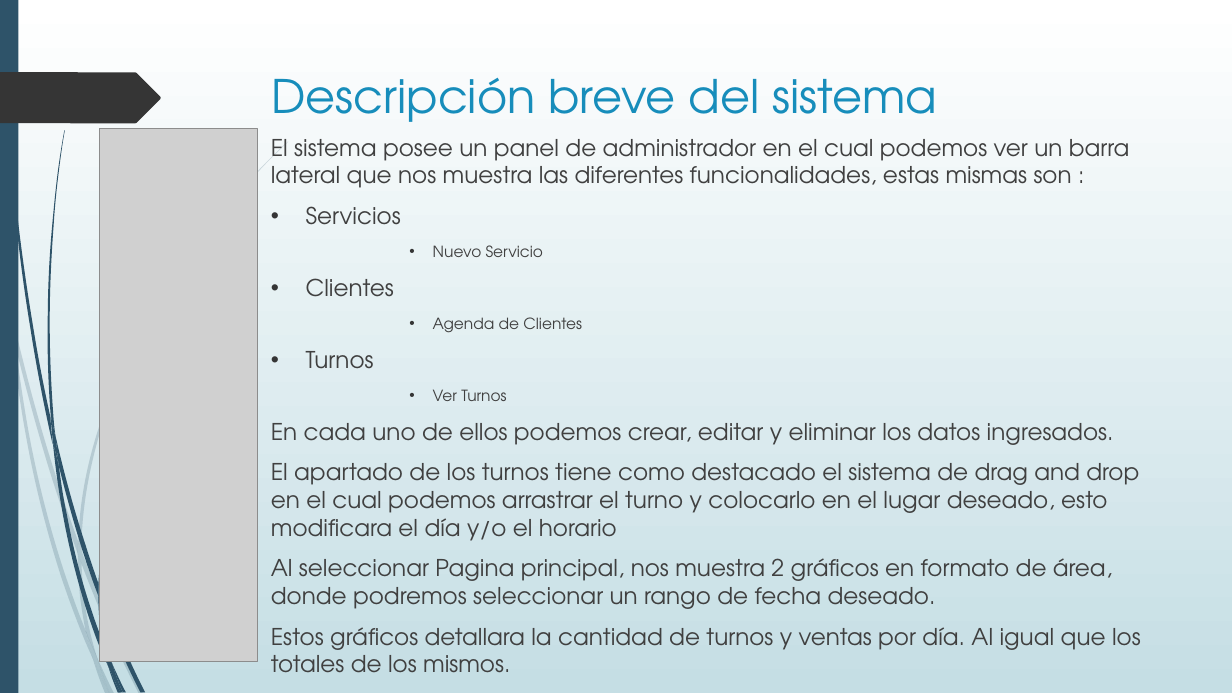
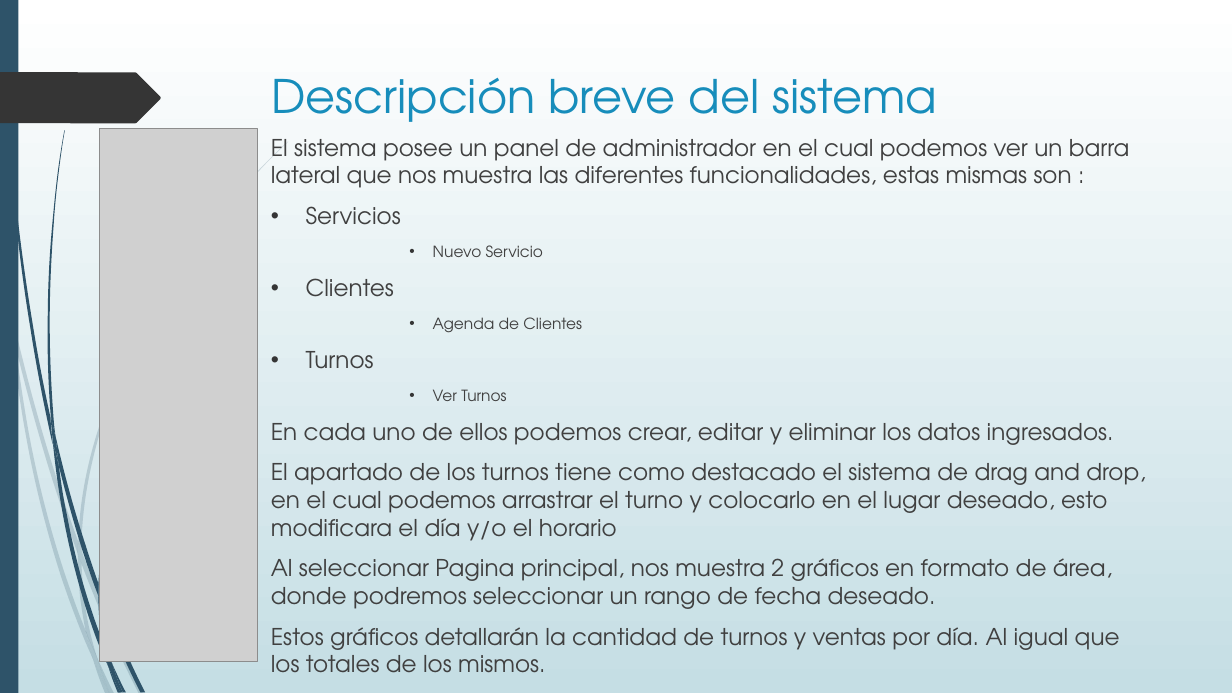
Before and after one commit to MarcosIscovich/ProyectoPeluImagen, a slide deck: slide 3 of Documentacion/PresentaciónProyectoFinal.pptx. Drawn at 1232x693 pixels with LibreOffice and Linux fonts; fonts in the diff are those of the drawing; grey boxes stand for pictures. Boxes give left, top, right and bottom in pixels: in the first picture for what was removed or moved away, otherwise in the second. Text is boxed around its words. In the diff, an @@ line names an element or a change of style, - is before the commit and + after.

Commit message:
modificaciones powere y sistema

```diff
--- a/Documentacion/PresentaciónProyectoFinal.pptx
+++ b/Documentacion/PresentaciónProyectoFinal.pptx
@@ text at (271, 463, 1145, 541): text changed @@
-El apartado de los turnos tiene como destacado el sistema de drag and drop en el cual podemos arrastrar el turno y colocarlo en el lugar deseado, esto modificara el día y/o el horario
+El apartado de los turnos tiene como destacado el sistema de drag and drop, en el cual podemos arrastrar el turno y colocarlo en el lugar deseado, esto modificara el día y/o el horario
@@ text at (271, 627, 1120, 673): text changed @@
-Estos gráficos detallara la cantidad de turnos y ventas por día. Al igual que los totales de los mismos.
+Estos gráficos detallarán la cantidad de turnos y ventas por día. Al igual que los totales de los mismos.
```
Also in this commit, not shown: 2 other slides changed, 2 other files.
